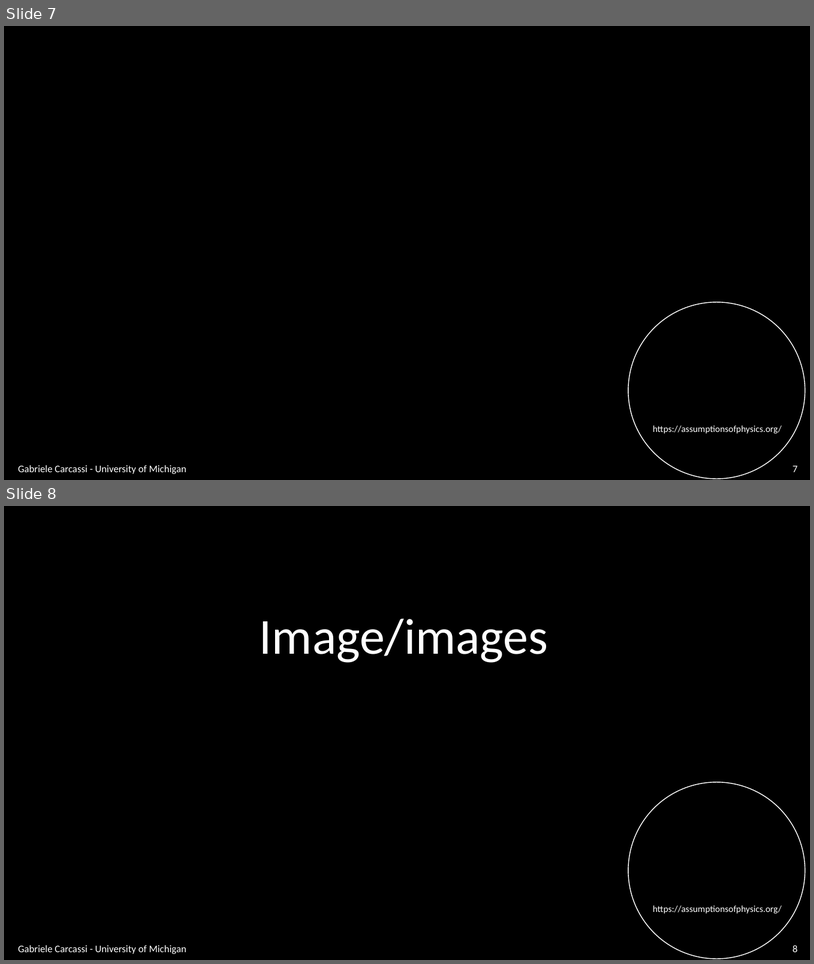
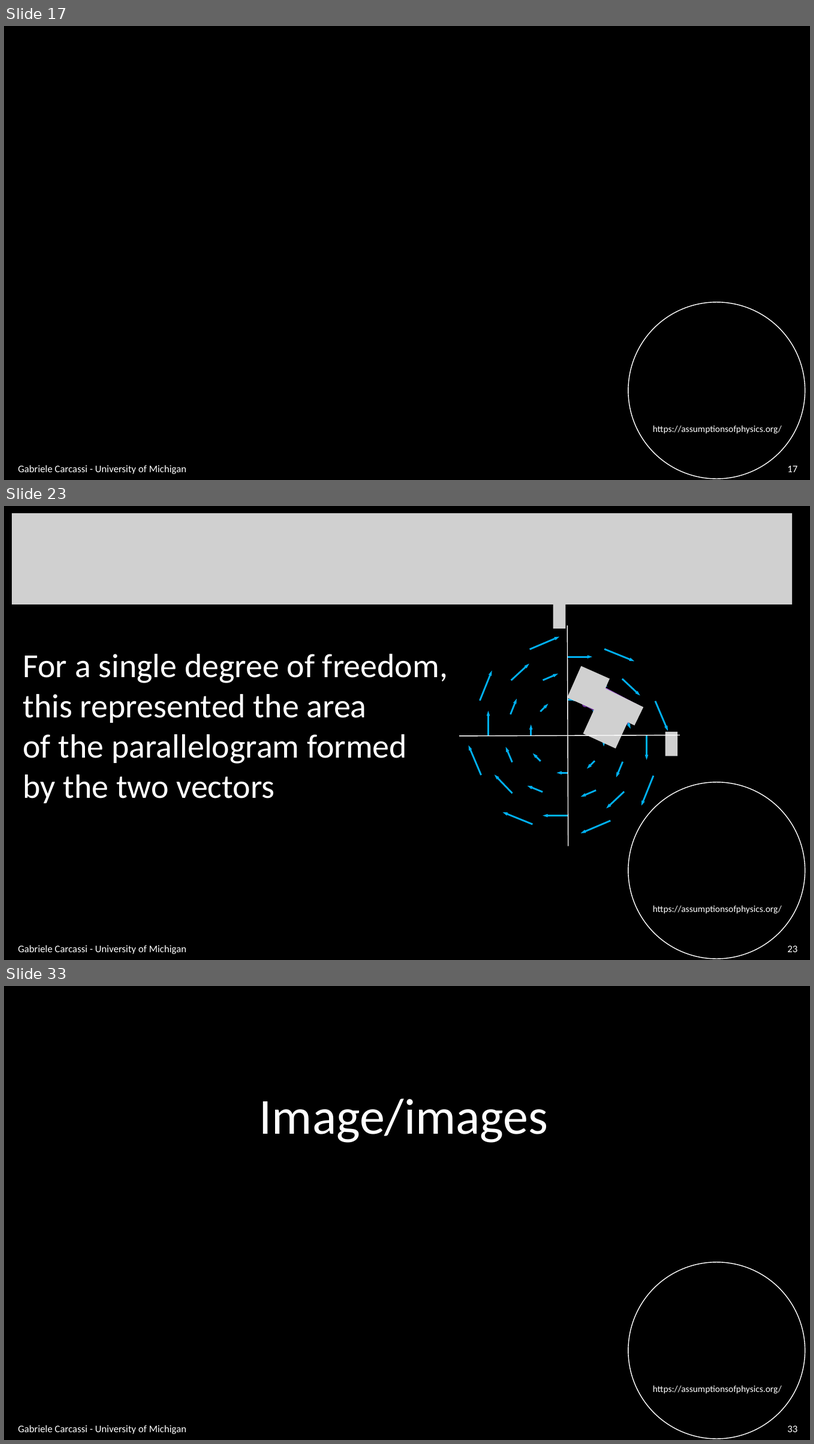
Before and after one commit to assumptionsofphysics/slides, a slide deck: BookCompanions-v2/RP-Class-4.pptx. Shown one above the other, each under a label of ours: slides 7 and 8 before the commit, slides 17, 23 and 33 after it; the slides between them are not shown. The pictures are 814x964 and 814x1444 pixels, drawn with LibreOffice and Linux fonts; fonts in the diff are those of the drawing; grey boxes stand for pictures; background and template pictures are left out. Boxes give left, top, right and bottom in pixels: in the first picture for what was removed or moved away, otherwise in the second. Text is boxed around its words. In the diff, an @@ line names an element or a change of style, - is before the commit and + after.

```diff
--- a/BookCompanions-v2/RP-Class-4.pptx
+++ b/BookCompanions-v2/RP-Class-4.pptx
@@ slide 23 added at bbox=[4, 506, 810, 960], background #000000; not listed: 2 template elements that a slide beside it also shows @@
@@ picture added at bbox=[12, 513, 793, 604] @@
@@ group added at bbox=[459, 604, 680, 846]: 34 arrows, 5 pictures, 2 lines, 1 parallelogram, 1 ellipse @@
@@ text added at bbox=[23, 654, 448, 803], 40 pt, text #FFFFFF @@
+For a single degree of freedom,
+this represented the area
+of the parallelogram formed
+by the two vectors
@@ text added at bbox=[18, 945, 186, 954], 12 pt, text #FFFFFF @@
+Gabriele Carcassi - University of Michigan
@@ page number added at bbox=[788, 945, 798, 952], 12 pt, text #FFFFFF @@
+23
@@ what was slide 7 is now slide 17 @@
@@ page number at bbox=[788, 465, 798, 472]: text changed @@
-7
+17
@@ what was slide 8 is now slide 33 @@
@@ page number at bbox=[788, 1425, 798, 1432]: text changed @@
-8
+33
```
Also in this commit, not shown: 2 slides changed, 24 other slides added.
